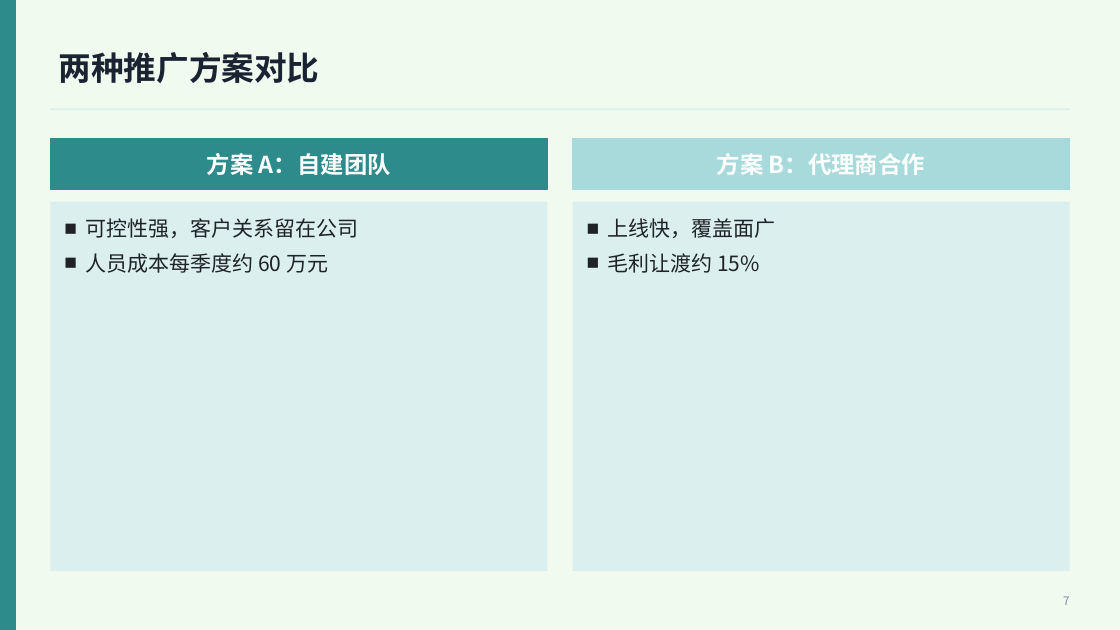
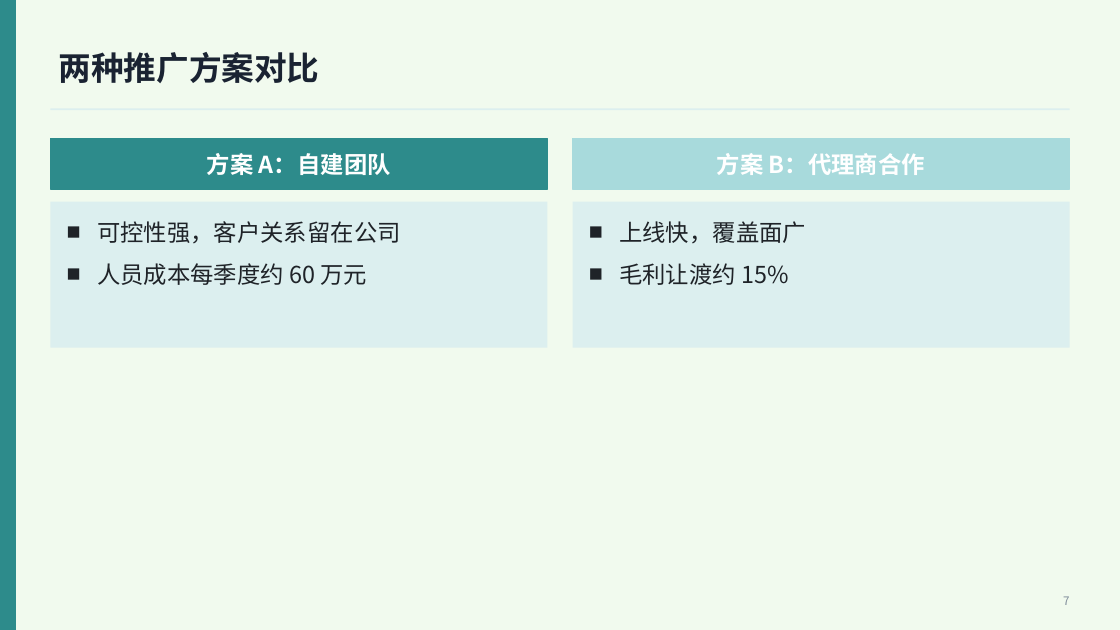
Before and after one commit to xunova1121/-, a slide deck: slide 7 of docs/samples/经营汇报.pptx. Drawn at 1120x630 pixels with LibreOffice and Linux fonts; fonts in the diff are those of the drawing. Boxes give left, top, right and bottom in pixels: in the first picture for what was removed or moved away, otherwise in the second. Text is boxed around its words. In the diff, an @@ line names an element or a change of style, - is before the commit and + after.

```diff
--- a/docs/samples/经营汇报.pptx
+++ b/docs/samples/经营汇报.pptx
@@ rectangle "可控性强，客户关系留在公司": place and size @@
-rectangle "可控性强，客户关系留在公司" at [50, 202, 548, 571]
+rectangle "可控性强，客户关系留在公司" at [50, 202, 548, 348]
@@ rectangle "可控性强，客户关系留在公司" at [50, 202, 548, 348]: size 18 to 20 pt; indent changed; more space between paragraphs @@
@@ rectangle "上线快，覆盖面广" at [573, 202, 1070, 348]: size 18 to 20 pt; indent changed; more space between paragraphs @@
@@ rectangle "上线快，覆盖面广": place and size @@
-rectangle "上线快，覆盖面广" at [573, 202, 1070, 571]
+rectangle "上线快，覆盖面广" at [573, 202, 1070, 348]
```
Also in this commit, not shown: 2 other slides changed, 9 other files.
